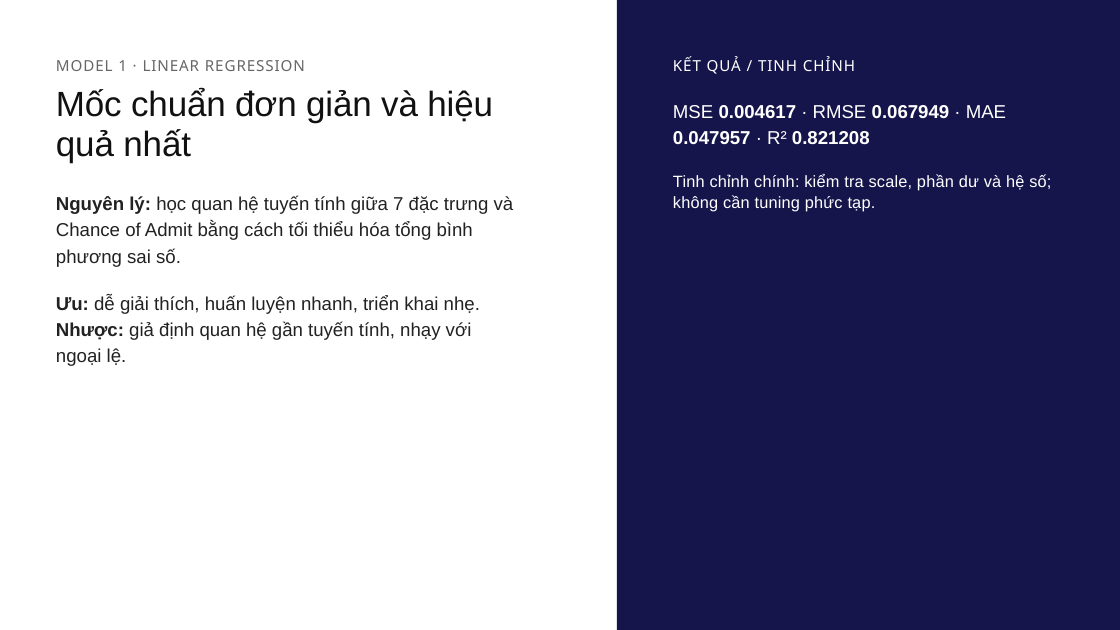
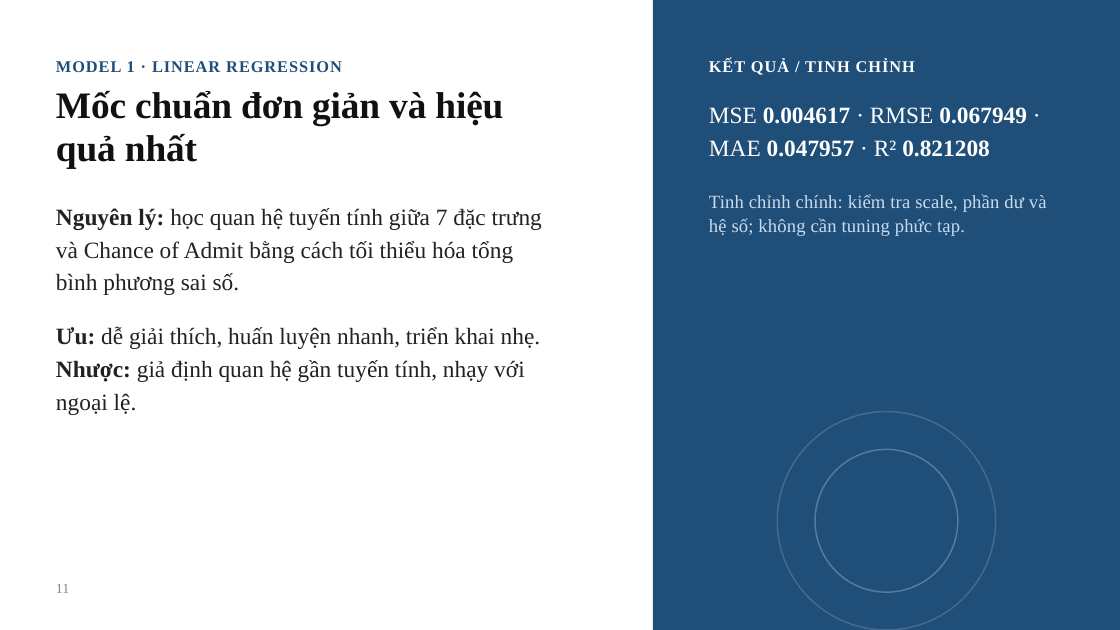
Before and after one commit to hiudz377/02_10123298_10123135_DuDoanKhaNangTrungTuyenSauDaiHoc, a slide deck: slide 11 of docs/slide.pptx. Drawn at 1120x630 pixels with LibreOffice and Linux fonts; fonts in the diff are those of the drawing; background and template pictures are left out. Boxes give left, top, right and bottom in pixels: in the first picture for what was removed or moved away, otherwise in the second. Text is boxed around its words. In the diff, an @@ line names an element or a change of style, - is before the commit and + after.

```diff
--- a/docs/slide.pptx
+++ b/docs/slide.pptx
@@ rectangle: place and size @@
-rectangle at <box>617,0,1120,630</box>
+rectangle at <box>653,0,1120,630</box>
@@ rectangle at <box>653,0,1120,630</box>: fill #15154C to #1F4E79 @@
@@ text "MODEL 1 · LINEAR REGRESSION" at <box>56,61,342,72</box>: size 13 to 14 pt, font Noto Sans to Times New Roman, text colour #666666 to #1F4E79, bold on @@
@@ text "KẾT QUẢ / TINH CHỈNH": place and size @@
-text "KẾT QUẢ / TINH CHỈNH" at <box>673,57,855,74</box>
+text "KẾT QUẢ / TINH CHỈNH" at <box>709,59,915,75</box>
@@ text "KẾT QUẢ / TINH CHỈNH" at <box>709,59,915,75</box>: size 13 to 14 pt, font Noto Sans to Times New Roman, bold on @@
@@ text "Mốc chuẩn đơn giản và ..." at <box>56,90,503,168</box>: size 30 to 32 pt, font Arial to Times New Roman, bold on @@
@@ text "MSE 0.004617 · RMSE 0.067949 ...": place and size @@
-text "MSE 0.004617 · RMSE 0.067949 ..." at <box>673,105,1006,144</box>
+text "MSE 0.004617 · RMSE 0.067949 ..." at <box>709,107,1027,157</box>
@@ text "MSE 0.004617 · RMSE 0.067949 ..." at <box>709,107,1027,157</box>: size 16 to 20 pt, font Arial to Times New Roman @@
@@ text "Nguyên lý: học quan hệ ..." at <box>56,208,542,415</box>: size 16 to 20 pt, font Arial to Times New Roman @@
@@ text "Nguyên lý: học quan hệ ...": place and size @@
-text "Nguyên lý: học quan hệ ..." at <box>56,196,514,366</box>
+text "Nguyên lý: học quan hệ ..." at <box>56,208,542,415</box>
@@ text "Tinh chỉnh chính: kiểm tra ...": place and size @@
-text "Tinh chỉnh chính: kiểm tra ..." at <box>673,174,1051,212</box>
+text "Tinh chỉnh chính: kiểm tra ..." at <box>709,194,1047,236</box>
@@ text "Tinh chỉnh chính: kiểm tra ..." at <box>709,194,1047,236</box>: size 14 to 16 pt, font Arial to Times New Roman, text colour #FFFFFF to #C9DBEC @@
@@ ellipse added at <box>777,412,996,630</box>, outline #FFFFFF 1.25 pt @@
@@ ellipse added at <box>815,450,958,592</box>, outline #FFFFFF 1.25 pt @@
@@ page number added at <box>56,584,69,593</box>, 12 pt, text #7A8794 @@
+11
```
Also in this commit, not shown: 22 other slides changed.
